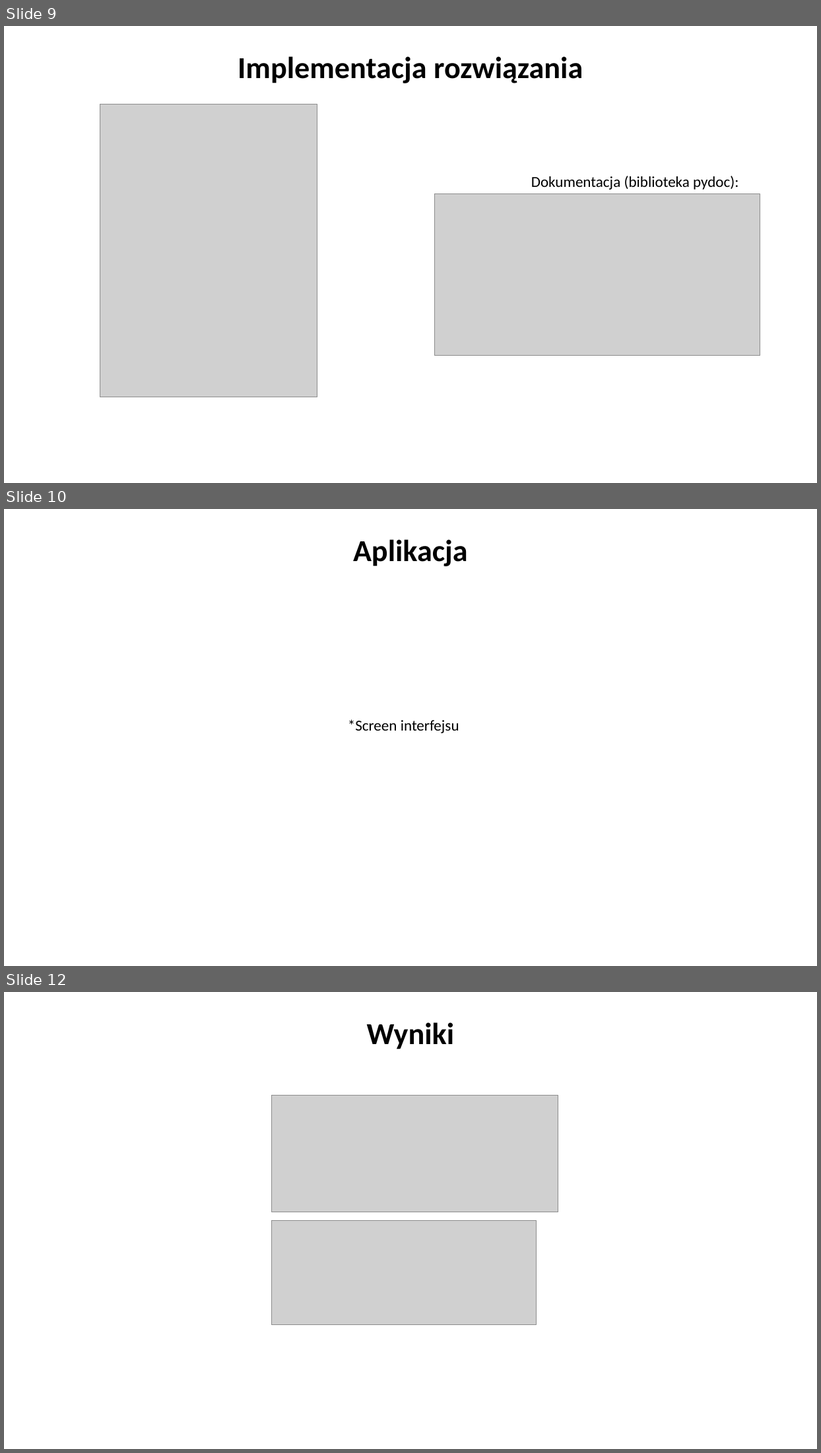
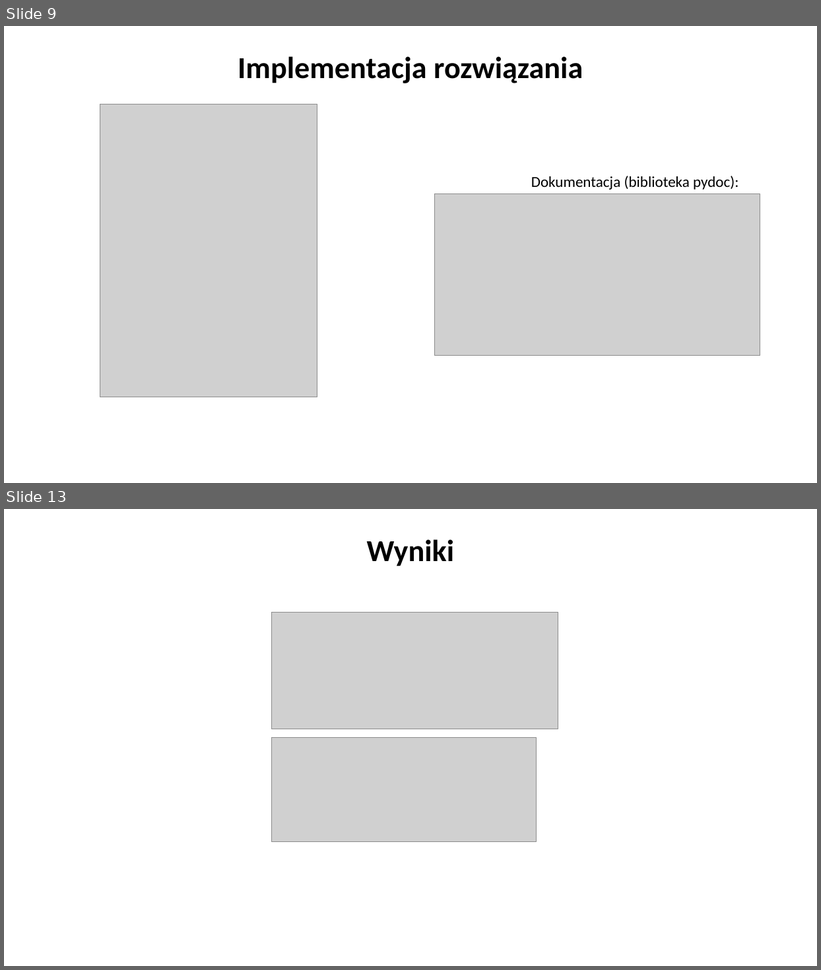
Before and after one commit to Qwerty06280/Detekcja_mowy_nienawisci, a slide deck: Prezentacja_projektu.pptx. Shown one above the other, each under a label of ours: slides 9, 10 and 12 before the commit, slides 9 and 13 after it; the slides between them are not shown. The pictures are 821x1453 and 821x970 pixels, drawn with LibreOffice and Linux fonts; fonts in the diff are those of the drawing; grey boxes stand for pictures; background and template pictures are left out. Boxes give left, top, right and bottom in pixels: in the first picture for what was removed or moved away, otherwise in the second. Text is boxed around its words. In the diff, an @@ line names an element or a change of style, - is before the commit and + after.

```diff
--- a/Prezentacja_projektu.pptx
+++ b/Prezentacja_projektu.pptx
@@ slide 10 removed at (4,509,817,966), background picture (left out) @@
@@ text removed at (353,539,468,566) @@
-Aplikacja
@@ text removed at (348,720,459,733) @@
-*Screen interfejsu
@@ what was slide 12 is now slide 13 @@
```
Also in this commit, not shown: 1 slide changed, 2 slides added, 1 other file.
